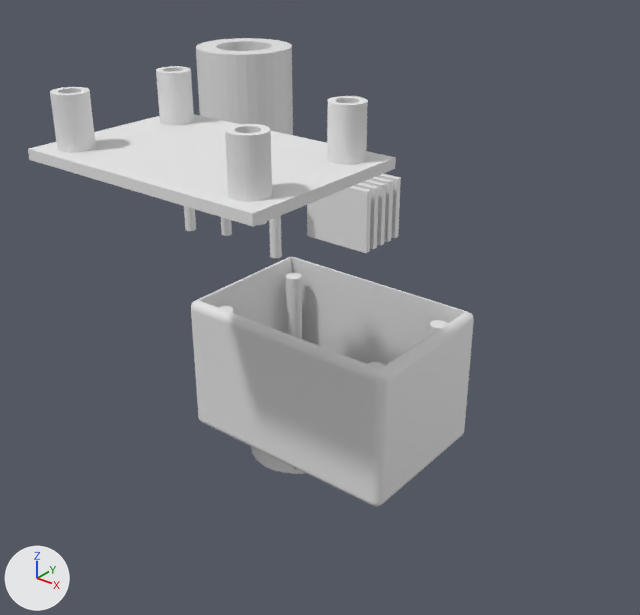
Before and after pictures for a commit that changed the Blender file czujnik/podelkoczujnik.blend.
One viewpoint serves both versions: a camera (50 mm lens) standing at (157.7, -105.7, 88.3) and looking at (46.4, 33.4, 2.1). The axes (+X, +Y, +Z) are drawn at lower left. The lights are the same throughout.
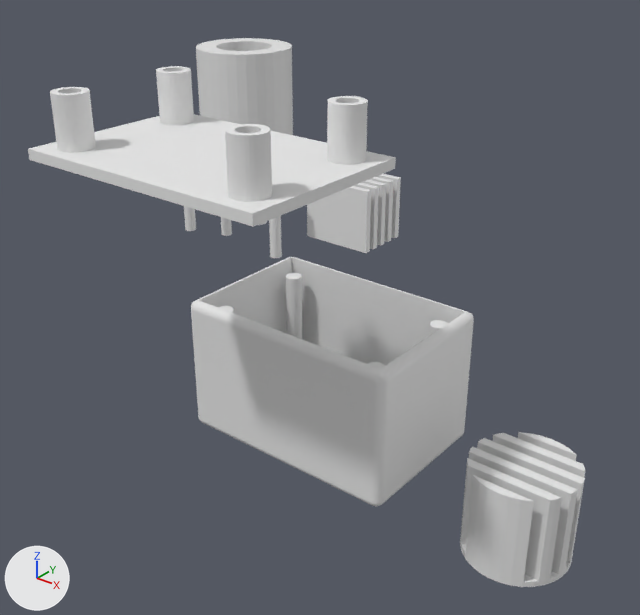
What differs and where, as boxes [x1, y1, x2, y2] in the pictures (640 x 615 px):
'Cube.002', moved: before [251, 447, 305, 474]; after [460, 432, 585, 587]

Diff of the bpy script that builds the scene:
```diff
--- a/czujnik/podelkoczujnik.blend.py
+++ b/czujnik/podelkoczujnik.blend.py
@@ ob_cube_002 @@
 ob_cube_002 = bpy.data.objects.new('Cube.002', me_cube_003)
-ob_cube_002.location = (0.0, 0.0, 0.0)
+ob_cube_002.location = (45.1, 0.0, 0.0)
```
